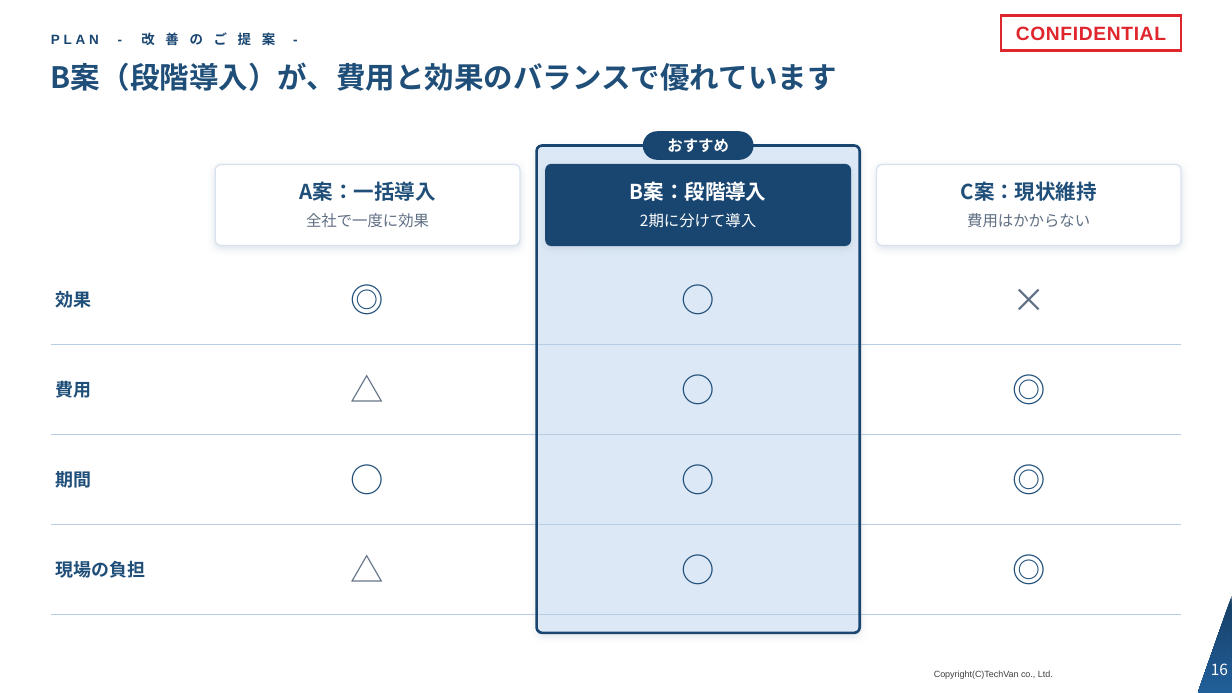
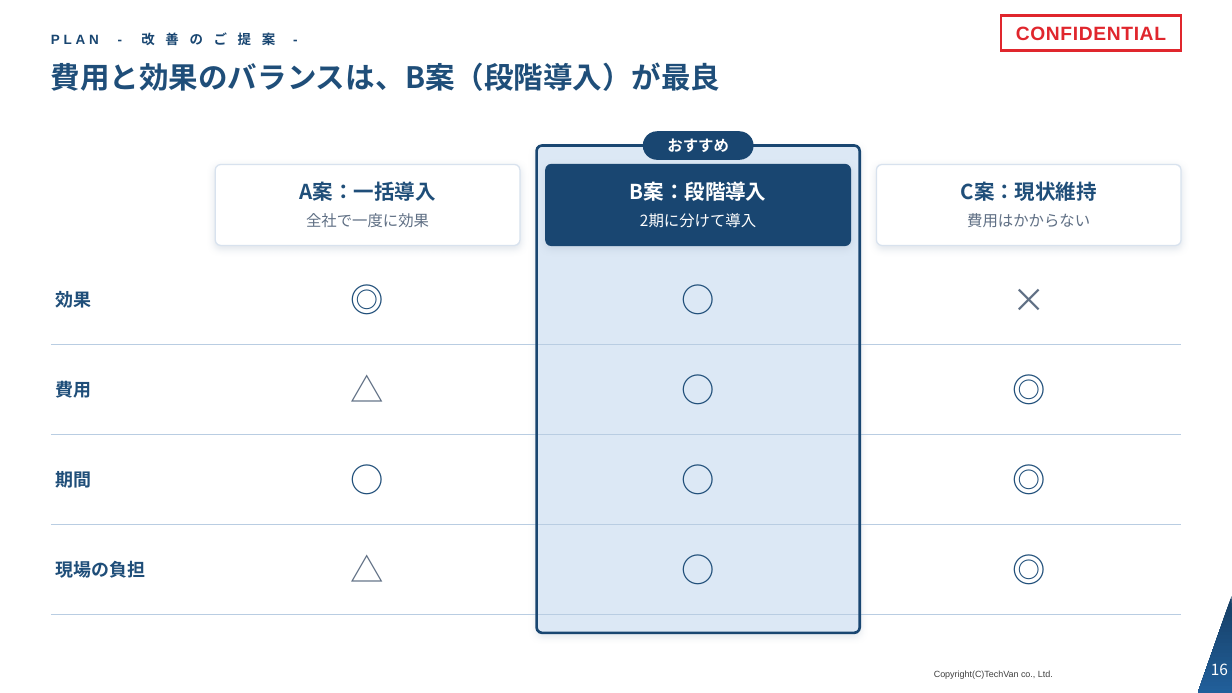
Before and after one commit to Kishi-Satoshi/slide-techvan-dist, a slide deck: slide 16 of plugins/slide-techvan/skills/slide-techvan/examples/catalog-techvan.pptx. Drawn at 1232x693 pixels with LibreOffice and Linux fonts; fonts in the diff are those of the drawing; background and template pictures are left out. Boxes give left, top, right and bottom in pixels: in the first picture for what was removed or moved away, otherwise in the second. Text is boxed around its words. In the diff, an @@ line names an element or a change of style, - is before the commit and + after.

```diff
--- a/plugins/slide-techvan/skills/slide-techvan/examples/catalog-techvan.pptx
+++ b/plugins/slide-techvan/skills/slide-techvan/examples/catalog-techvan.pptx
@@ title at bbox=[51, 62, 721, 91]: text changed @@
-B案（段階導入）が、費用と効果のバランスで優れています
+費用と効果のバランスは、B案（段階導入）が最良
```
Also in this commit, not shown: 16 other slides changed, 12 other files.
